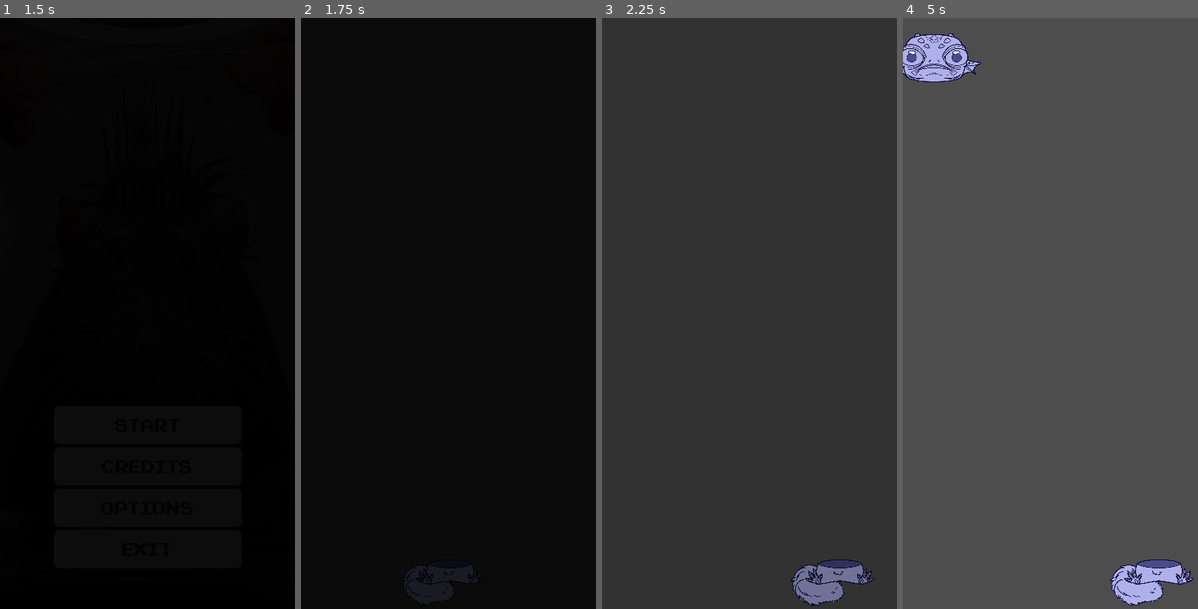
Above: before the commit, frames 1-4 (left to right).
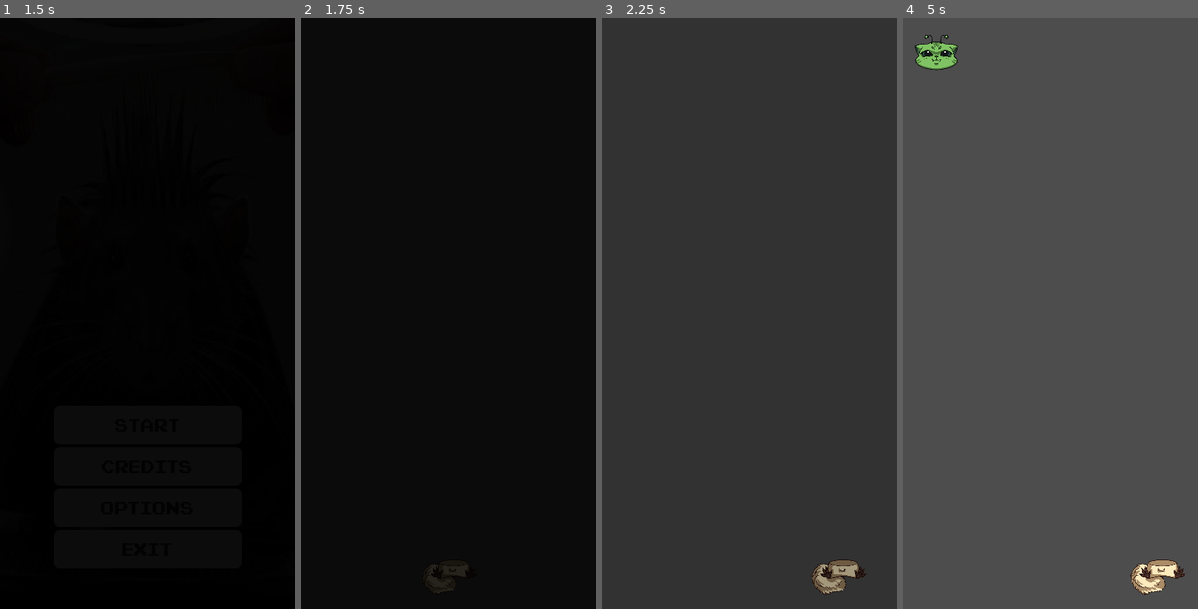
Above: after the commit, the same moments.

Repository: DamDro95/stacking-game
Game: Godot game, scene res://Scenes/user_interface/main_menu.tscn
The game is run twice, just before and just after one commit, with the same random seed, the same clock (stepped at 60 frames per second) and the same inputs.
Inputs:
- Up to frame 1 (1.5 s): click "Start" at 0.5 s; click "Start" at 1.25 s
- Up to frame 2 (1.75 s): no input
- Up to frame 3 (2.25 s): hold Right (ui_right) from 2.03 s (still down)
- Up to frame 4 (5 s): release Right (ui_right) at 2.78 s; hold Left (ui_left) 2.78-3.53 s; hold Right (ui_right) from 3.53 s (still down)

Frame 1 is identical in both runs. In frame 2, 0.2% of the frame differs, in the area x 40-60%, y 92-98%; in frame 3, 1.4%; in frame 4, 3.1%, in the area x 0-99%, y 2-100%.

Commit message:
Added new assets

Diff:
--- a/Scenes/gameplay/Player.tscn
+++ b/Scenes/gameplay/Player.tscn
@@ -1,7 +1,8 @@
 [gd_scene format=3 uid="uid://eaoy50jwe5p4"]
 
 [ext_resource type="Script" uid="uid://7d5otclgk3ch" path="res://Scripts/gameplay/character_body_2d.gd" id="1_rpqav"]
-[ext_resource type="Texture2D" uid="uid://fwx2d7bg4v3s" path="res://Assets/legs.png" id="2_kyqiw"]
+[ext_resource type="Texture2D" uid="uid://nehdyetbqffx" path="res://Assets/Monsters/legs01nc.png" id="2_i2w6m"]
+[ext_resource type="Texture2D" uid="uid://bl0nyneludk60" path="res://Assets/Monsters/legs02nc.png" id="3_nvvm1"]
 
 [sub_resource type="RectangleShape2D" id="RectangleShape2D_3vtpo"]
 size = Vector2(28.5, 10.5)
@@ -10,10 +11,18 @@
 animations = [{
 "frames": [{
 "duration": 1.0,
-"texture": ExtResource("2_kyqiw")
+"texture": ExtResource("2_i2w6m")
 }],
 "loop": true,
-"name": &"default",
+"name": &"legs_1",
+"speed": 5.0
+}, {
+"frames": [{
+"duration": 1.0,
+"texture": ExtResource("3_nvvm1")
+}],
+"loop": true,
+"name": &"legs_2",
 "speed": 5.0
 }]
 
@@ -32,6 +41,7 @@
 position = Vector2(2, -15)
 scale = Vector2(0.1, 0.1)
 sprite_frames = SubResource("SpriteFrames_gntrk")
+animation = &"legs_1"
 
 [node name="Area2D" type="Area2D" parent="." unique_id=1184400416]
 
@@ -40,6 +50,6 @@
 shape = SubResource("RectangleShape2D_kyqiw")
 
 [node name="Marker2D" type="Marker2D" parent="." unique_id=500699139]
-position = Vector2(0, -42)
+position = Vector2(2, -34)
 
 [connection signal="area_entered" from="Area2D" to="." method="_on_area_2d_area_entered"]
--- a/Scenes/gameplay/StackableObject.tscn
+++ b/Scenes/gameplay/StackableObject.tscn
@@ -1,37 +1,88 @@
 [gd_scene format=3 uid="uid://1mw26pj36kag"]
 
 [ext_resource type="Script" uid="uid://baqt0uv3g63ns" path="res://Scripts/gameplay/stackable_object.gd" id="1_2g4t8"]
-[ext_resource type="Texture2D" uid="uid://2v68unhbrwjs" path="res://Assets/arms.png" id="2_h2rie"]
-[ext_resource type="Texture2D" uid="uid://crc8mpbmk1gtg" path="res://Assets/head.png" id="3_p1pbu"]
+[ext_resource type="Texture2D" uid="uid://cuuk52nw0wx6i" path="res://Assets/Monsters/body01nc.png" id="3_f8l2m"]
+[ext_resource type="Texture2D" uid="uid://evr4utuqbnyf" path="res://Assets/Monsters/body03nc.png" id="4_evbdq"]
 [ext_resource type="Script" uid="uid://dl5j2uounawlu" path="res://Scripts/gameplay/animated_sprite_2d.gd" id="4_p64fn"]
+[ext_resource type="Texture2D" uid="uid://dy1wjng8ca2y5" path="res://Assets/Monsters/body02nc.png" id="4_uvgx6"]
+[ext_resource type="Texture2D" uid="uid://cyxf4dys6c8g6" path="res://Assets/Monsters/head01nc.png" id="5_mlmbu"]
+[ext_resource type="Texture2D" uid="uid://cv8curfx8caq4" path="res://Assets/Monsters/head02nc.png" id="6_e7hpd"]
+[ext_resource type="Texture2D" uid="uid://dhq6i7545mcm" path="res://Assets/Monsters/head03nc.png" id="7_oeoog"]
+[ext_resource type="Texture2D" uid="uid://bhb7f5b28xf0s" path="res://Assets/Monsters/wings01nc.png" id="8_gn5mo"]
+[ext_resource type="Texture2D" uid="uid://di8u2482e15tg" path="res://Assets/Monsters/wings02nc.png" id="9_g8ryw"]
 
 [sub_resource type="RectangleShape2D" id="RectangleShape2D_2g4t8"]
 size = Vector2(20, 17)
-
-[sub_resource type="AtlasTexture" id="AtlasTexture_1jjwu"]
-atlas = ExtResource("2_h2rie")
-region = Rect2(0, 0, 900, 800)
-
-[sub_resource type="AtlasTexture" id="AtlasTexture_fei23"]
-atlas = ExtResource("3_p1pbu")
-region = Rect2(0, 0, 900, 800)
 
 [sub_resource type="SpriteFrames" id="SpriteFrames_24h56"]
 animations = [{
 "frames": [{
 "duration": 1.0,
-"texture": SubResource("AtlasTexture_1jjwu")
+"texture": ExtResource("3_f8l2m")
 }],
 "loop": true,
-"name": &"arms_1",
+"name": &"body_1",
 "speed": 5.0
 }, {
 "frames": [{
 "duration": 1.0,
-"texture": SubResource("AtlasTexture_fei23")
+"texture": ExtResource("4_uvgx6")
+}],
+"loop": true,
+"name": &"body_2",
+"speed": 5.0
+}, {
+"frames": [{
+"duration": 1.0,
+"texture": ExtResource("4_evbdq")
+}],
+"loop": true,
+"name": &"body_3",
+"speed": 5.0
+}, {
+"frames": [],
+"loop": true,
+"name": &"body_4",
+"speed": 5.0
+}, {
+"frames": [{
+"duration": 1.0,
+"texture": ExtResource("5_mlmbu")
 }],
 "loop": true,
 "name": &"head_1",
+"speed": 5.0
+}, {
+"frames": [{
+"duration": 1.0,
+"texture": ExtResource("6_e7hpd")
+}],
+"loop": true,
+"name": &"head_2",
+"speed": 5.0
+}, {
+"frames": [{
+"duration": 1.0,
+"texture": ExtResource("7_oeoog")
+}],
+"loop": true,
+"name": &"head_3",
+"speed": 5.0
+}, {
+"frames": [{
+"duration": 1.0,
+"texture": ExtResource("8_gn5mo")
+}],
+"loop": true,
+"name": &"wings_1",
+"speed": 5.0
+}, {
+"frames": [{
+"duration": 1.0,
+"texture": ExtResource("9_g8ryw")
+}],
+"loop": true,
+"name": &"wings_2",
 "speed": 5.0
 }]
 
@@ -46,5 +97,5 @@
 [node name="AnimatedSprite2D" type="AnimatedSprite2D" parent="." unique_id=216880868]
 scale = Vector2(0.1, 0.1)
 sprite_frames = SubResource("SpriteFrames_24h56")
-animation = &"arms_1"
+animation = &"wings_1"
 script = ExtResource("4_p64fn")
--- a/Scripts/gameplay/character_body_2d.gd
+++ b/Scripts/gameplay/character_body_2d.gd
@@ -51,7 +51,7 @@
 	var sprite = area.get_node("AnimatedSprite2D")
 	var frames = sprite.get_sprite_frames()
 	var item_height = frames.get_frame_texture(sprite.animation, sprite.frame).get_size().y
-	stack_marker.position.y -= (item_height *  sprite.scale.y)
+	stack_marker.position.y -= (item_height *  sprite.scale.y) - 15
 
 	#Move the collision shape to the top
 	$Area2D.position = stack_marker.position
Binary file added: Assets/Monsters/body01nc.png
Not shown, added: Assets/Monsters/body01nc.png.import
Binary file added: Assets/Monsters/body02nc.png
Not shown, added: Assets/Monsters/body02nc.png.import
Binary file added: Assets/Monsters/body03nc.png
Not shown, added: Assets/Monsters/body03nc.png.import
Binary file added: Assets/Monsters/body04nc.png
Not shown, added: Assets/Monsters/body04nc.png.import
Binary file added: Assets/Monsters/head01nc.png
Not shown, added: Assets/Monsters/head01nc.png.import
Binary file added: Assets/Monsters/head02nc.png
Not shown, added: Assets/Monsters/head02nc.png.import
(and 10 more such lines)
